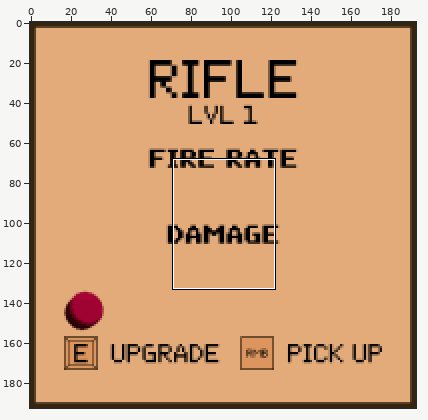
File history of a sprite sheet, UI_elements/!NewHUDConcept (Fit to Full HD)/ToolTips(Infobox)/rifle_lvl1.png. The first picture is a wide view before the edit; the outline marks the close-up.
Close-up. Earlier state:
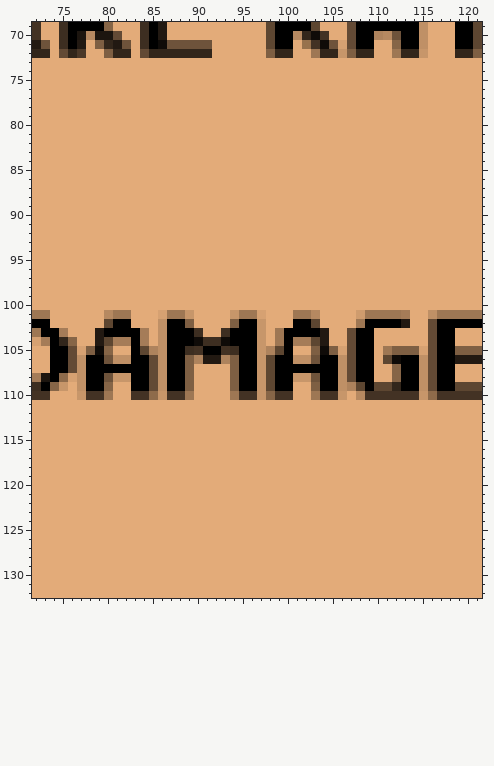
The file is 193x193 pixels. Colours within 5 levels of each other are drawn and written as one. Shown: x 72..121, y 69..132. The commit also changed other parts of the picture, which this record leaves out.
Now the later version:
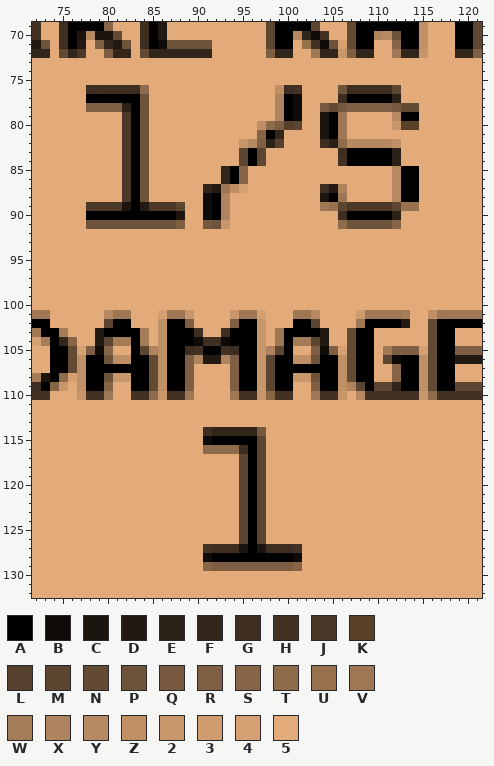
Palette (. is transparent): A #000000  B #0f0b08  C #1c150f  D #221912  E #2c2117  F #32261b  G #3d2e21  H #433224  J #4b3828  K #594128  L #56412e  M #5d4631  N #634a35  P #6e533b  Q #76593f  R #7e5f43  S #866547  T #8e6b4b  U #98724d  V #9e7754  W #a57c58  X #ae835d  Y #b68961  Z #bf9066  2 #c7966a  3 #cf9c6e  4 #d6a172  5 #e3ab79
Change:
{"y":76,"x":78,"old":"5555555","new":"GGGGGGT"}
{"y":76,"x":99,"old":"555","new":"ZGH"}
{"y":76,"x":106,"old":"5555555","new":"PGGGGGM"}
{"y":77,"x":78,"old":"5555555","new":"AAAAAAP"}
{"y":77,"x":99,"old":"555","new":"XAB"}
{"y":77,"x":106,"old":"5555555","new":"GAAAAAE"}
{"y":78,"x":78,"old":"5555555","new":"RRRREAP"}
{"y":78,"x":99,"old":"555","new":"XAB"}
{"y":78,"x":104,"old":"55555555555","new":"QNQRRRRRQNN"}
{"y":79,"x":82,"old":"555","new":"JAP"}
{"y":79,"x":99,"old":"555","new":"XAB"}
{"y":79,"x":104,"old":"555","new":"CAV"}
{"y":79,"x":112,"old":"555","new":"YAA"}
{"y":80,"x":82,"old":"555","new":"JAP"}
{"y":80,"x":97,"old":"55555","new":"ZTRKM"}
{"y":80,"x":104,"old":"555","new":"CAV"}
{"y":80,"x":112,"old":"555","new":"2KK"}
{"y":81,"x":82,"old":"555","new":"JAP"}
{"y":81,"x":97,"old":"555","new":"SAF"}
{"y":81,"x":104,"old":"555","new":"CAV"}
{"y":82,"x":82,"old":"555","new":"JAP"}
{"y":82,"x":95,"old":"55555","new":"2YREL"}
{"y":82,"x":104,"old":"555555555","new":"GETYYYYYZ"}
{"y":83,"x":82,"old":"555","new":"JAP"}
{"y":83,"x":95,"old":"555","new":"MAM"}
{"y":83,"x":106,"old":"5555555","new":"GAAAAAE"}
{"y":84,"x":82,"old":"555","new":"JAP"}
{"y":84,"x":95,"old":"555","new":"MAM"}
{"y":84,"x":106,"old":"5555555","new":"HAAAAAE"}
{"y":85,"x":82,"old":"555","new":"JAP"}
{"y":85,"x":93,"old":"555","new":"FAS"}
{"y":85,"x":112,"old":"555","new":"YAA"}
{"y":86,"x":82,"old":"555","new":"JAP"}
{"y":86,"x":93,"old":"555","new":"FAS"}
{"y":86,"x":112,"old":"555","new":"YAA"}
{"y":87,"x":82,"old":"555","new":"JAP"}
{"y":87,"x":91,"old":"55555","new":"FDVZ4"}
{"y":87,"x":104,"old":"555","new":"GDX"}
{"y":87,"x":112,"old":"555","new":"YAA"}
{"y":88,"x":82,"old":"555","new":"JAP"}
{"y":88,"x":91,"old":"555","new":"BAX"}
{"y":88,"x":104,"old":"555","new":"CAV"}
{"y":88,"x":112,"old":"555","new":"YAA"}
{"y":89,"x":78,"old":"55555555555","new":"JJJJCADJJJM"}
{"y":89,"x":91,"old":"555","new":"BAX"}
{"y":89,"x":104,"old":"55555555555","new":"VUMJJJJJMUU"}
{"y":90,"x":78,"old":"55555555555","new":"AAAAAAAAAAC"}
{"y":90,"x":91,"old":"555","new":"BAX"}
{"y":90,"x":106,"old":"5555555","new":"GAAAAAE"}
{"y":91,"x":78,"old":"55555555555","new":"PPPPPPPPPPR"}
{"y":91,"x":91,"old":"555","new":"QP2"}
{"y":91,"x":106,"old":"5555555","new":"TPPPPPS"}
{"y":114,"x":91,"old":"5555555","new":"GFFFFFQ"}
{"y":115,"x":91,"old":"5555555","new":"BAAAAAM"}
{"y":116,"x":91,"old":"5555555","new":"TTTTGAM"}
{"y":117,"x":95,"old":"555","new":"MAM"}
{"y":118,"x":95,"old":"555","new":"MAM"}
{"y":119,"x":95,"old":"555","new":"MAM"}
{"y":120,"x":95,"old":"555","new":"MAM"}
{"y":121,"x":95,"old":"555","new":"MAM"}
{"y":122,"x":95,"old":"555","new":"MAM"}
{"y":123,"x":95,"old":"555","new":"MAM"}
{"y":124,"x":95,"old":"555","new":"MAM"}
{"y":125,"x":95,"old":"555","new":"MAM"}
{"y":126,"x":95,"old":"555","new":"MAM"}
{"y":127,"x":91,"old":"55555555555","new":"HGGGCACGGGH"}
{"y":128,"x":91,"old":"55555555555","new":"BAAAAAAAAAB"}
{"y":129,"x":91,"old":"55555555555","new":"SRRRRRRRRRS"}
{"label":"changed","picture_box":[86,85,419,229]}
{"label":"changed","picture_box":[203,427,302,571]}
